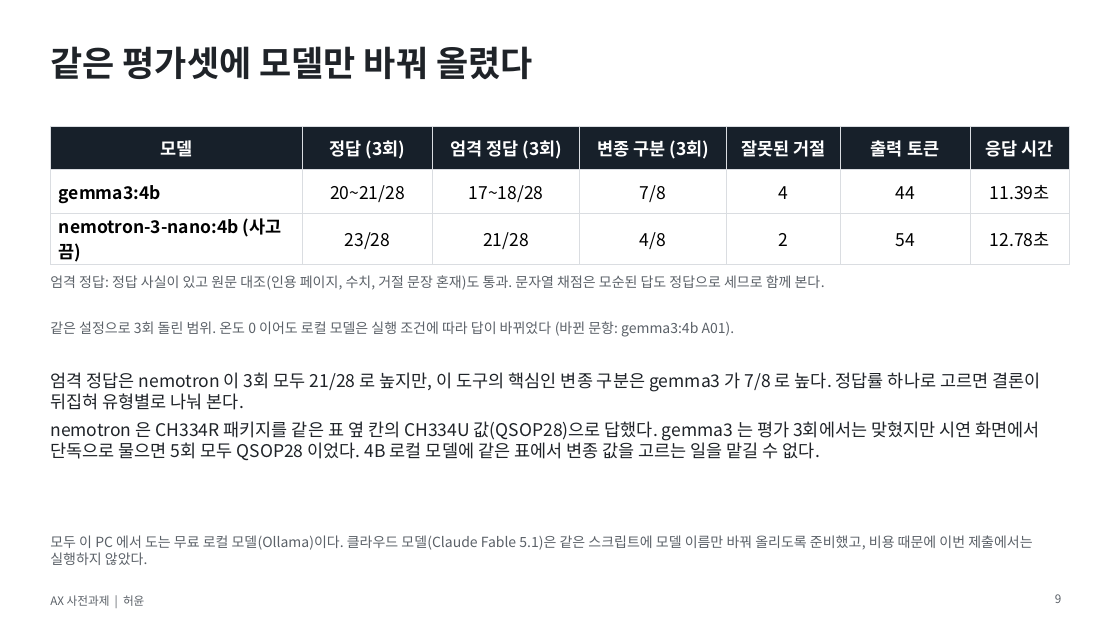
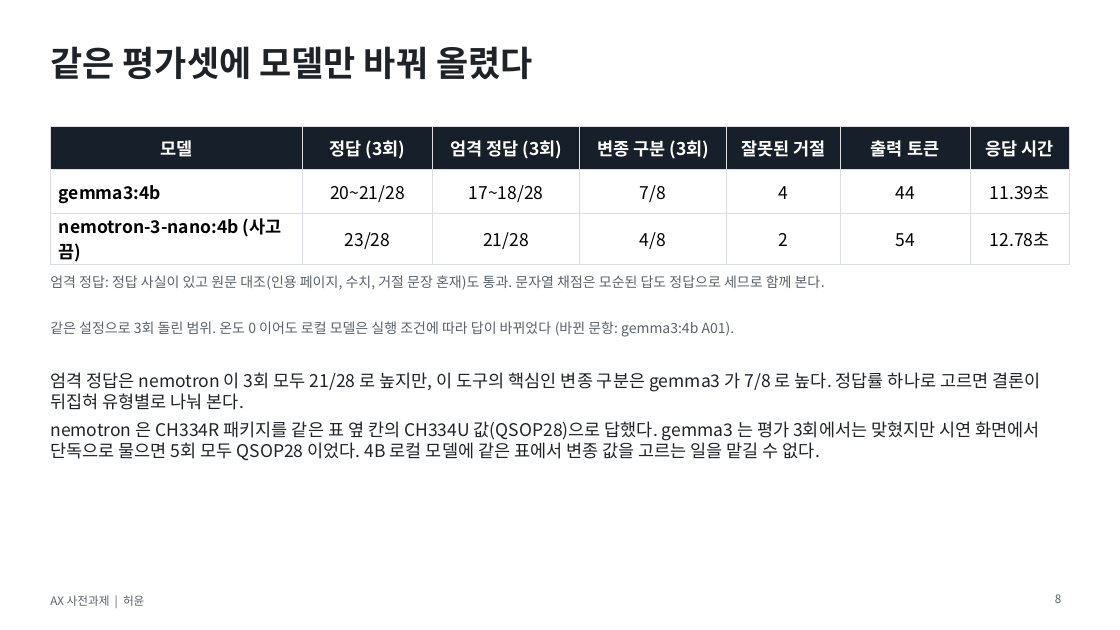
Before and after one commit to hwy-10/lgd-ax-portfolio, a slide deck: slide 8 of 발표자료.pptx (slide 9 before the commit). Drawn at 1120x630 pixels with LibreOffice and Linux fonts; fonts in the diff are those of the drawing. Boxes give left, top, right and bottom in pixels: in the first picture for what was removed or moved away, otherwise in the second. Text is boxed around its words. In the diff, an @@ line names an element or a change of style, - is before the commit and + after.

```diff
--- a/발표자료.pptx
+++ b/발표자료.pptx
@@ text removed at (x1=50, y1=535, x2=1032, y2=565) @@
-모두 이 PC 에서 도는 무료 로컬 모델(Ollama)이다. 클라우드 모델(Claude Fable 5.1)은 같은 스크립트에 모델 이름만 바꿔 올리도록 준비했고, 비용 때문에 이번 제출에서는 실행하지 않았다.
```
Also in this commit, not shown: 4 other slides changed, 1 slide added, 18 slides removed, 3 other files.
